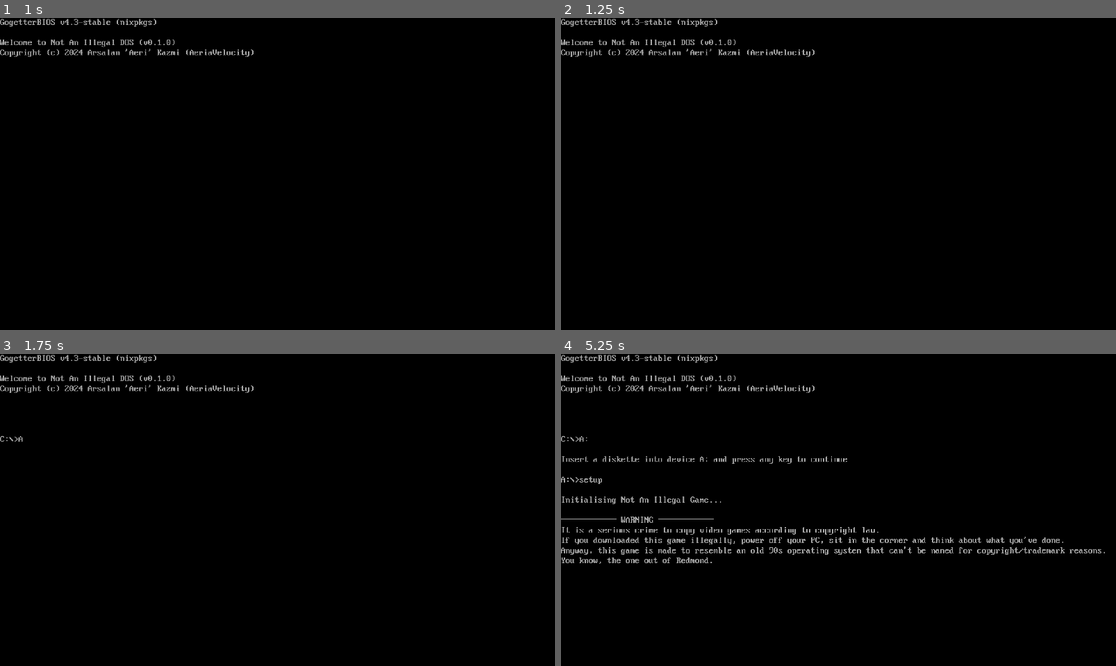
Above: before the commit, frames 1-4 (two rows, left to right).
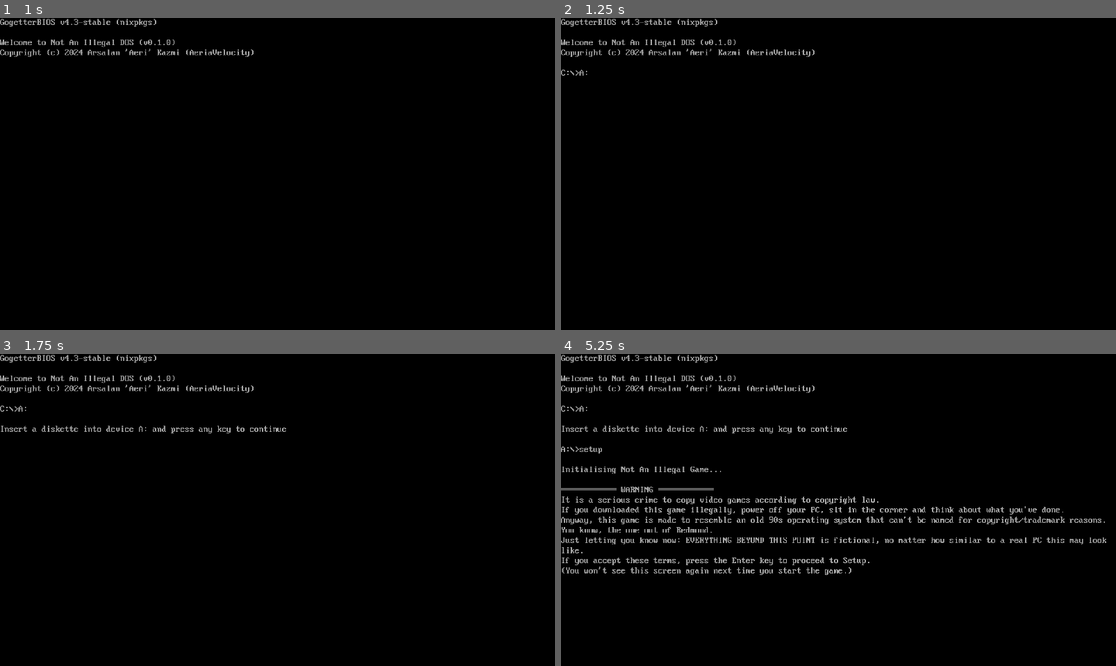
Above: after the commit, the same moments.

Repository: AeriaVelocity/not-an-illegal-game
Game: Godot game, scene res://Scenes/intro.tscn
Two runs of this game, one before a commit and one after it. Both use one fixed random seed, a clock stepped at 60 frames per second and the inputs below.
Inputs:
- Up to frame 1 (1 s): tap Enter (ui_accept) at 0.5, 0.77 s
- Up to frame 2 (1.25 s): no input
- Up to frame 3 (1.75 s): tap Enter (ui_accept) at 1.25, 1.52 s
- Up to frame 4 (5.25 s): tap Enter (ui_accept) at 2, 2.75, 3.02, 3.5, 3.77, 4.52, 5 s

Frame 1 is identical in both runs. In frame 2, less than 0.1% of the frame differs, in the area x 0-5%, y 16-19%; in frame 3, 0.4%; in frame 4, 5.6%, in the area x 0-99%, y 16-71%.

Commit message:
add_extra_info will now check for empty input Also added a new get_extra_info

Diff:
--- a/Scripts/intro_sequence.gd
+++ b/Scripts/intro_sequence.gd
@@ -13,8 +13,8 @@
 
 Welcome to Not An Illegal DOS (v{game_version})
 Copyright (c) 2024 Arsalan 'Aeri' Kazmi (AeriaVelocity)
-{extra_info}
-""".format(version_strings)
+
+{extra_info}""".format(version_strings)
 
 var KEYBOARDCHECK_TEXT = HEADER + """This game requires keyboard input.
 Please connect a physical keyboard to continue.
@@ -138,22 +138,28 @@
     return message
 
 func add_extra_info(info):
+    if info == "":
+        return
     extra_info += info + "\n"
+
+func get_extra_info() -> String:
+    if extra_info == "":
+        return ""
+    return "\n" + extra_info + "\n"
 
 func _ready():
     Input.set_mouse_mode(Input.MOUSE_MODE_CAPTURED)
 
     add_extra_info(controller_message())
 
-    var spaced_extra = "\n" + extra_info + "\n"
     match OS.get_name():
         "Android", "iOS":
-            await animate_text(KEYBOARDCHECK_TEXT.format({ "extra_info": spaced_extra }))
-            animate_text(SETUP_TEXT.format({ "extra_info": spaced_extra }))
+            await animate_text(KEYBOARDCHECK_TEXT.format({ "extra_info": get_extra_info() }))
+            animate_text(SETUP_TEXT.format({ "extra_info": get_extra_info() }))
         "Web":
-            animate_text(WEB_TEXT.format({ "extra_info": spaced_extra }))
+            animate_text(WEB_TEXT.format({ "extra_info": get_extra_info() }))
         _:
-            animate_text(SETUP_TEXT.format({ "extra_info": spaced_extra }))
+            animate_text(SETUP_TEXT.format({ "extra_info": get_extra_info() }))
 
 func _input(event):
     if event is InputEventKey and Input.is_action_just_pressed("ui_accept"):
